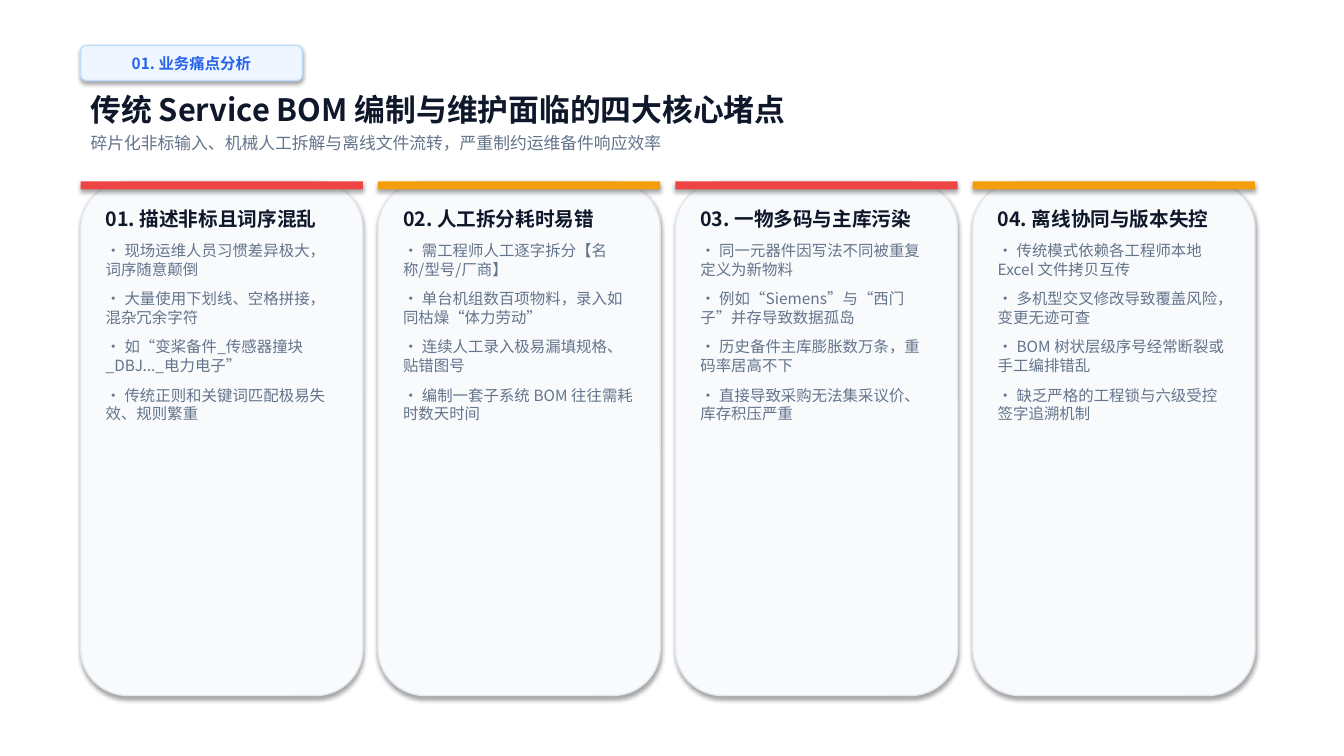
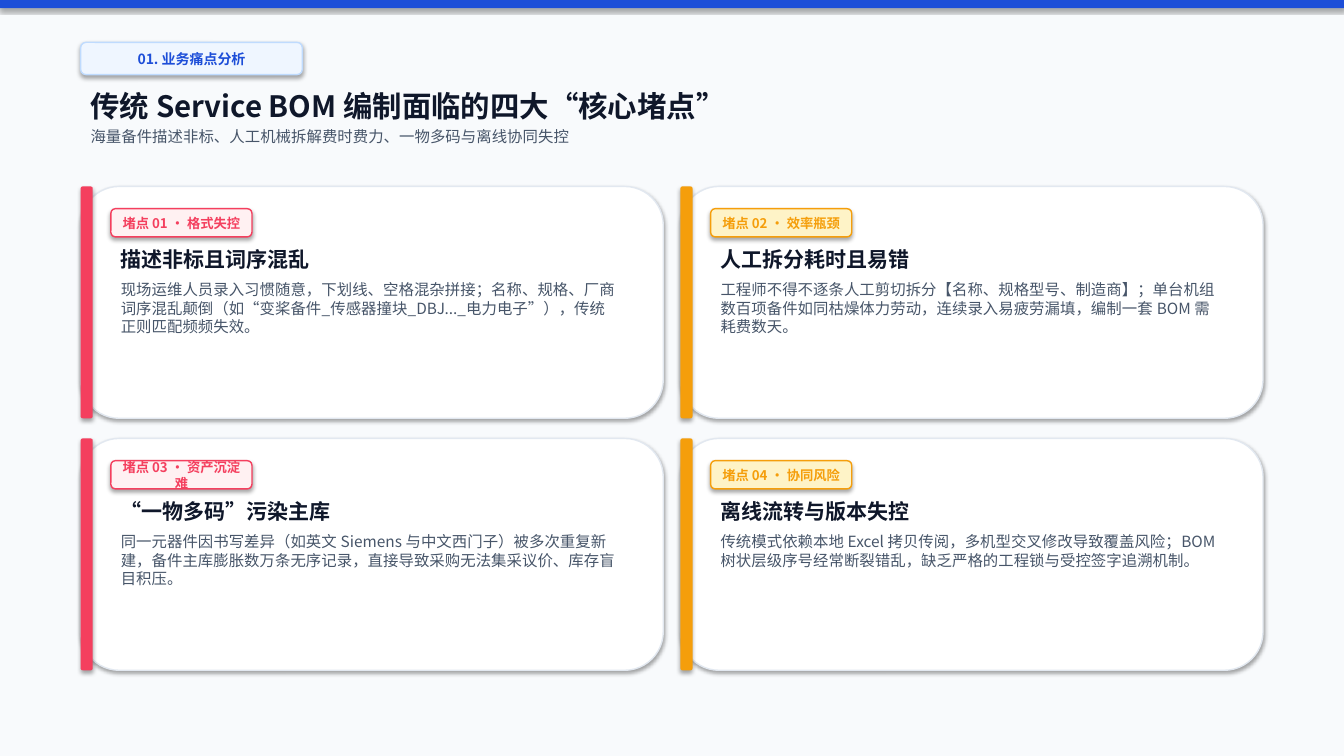
Before and after one commit to chdliulong-svg/SBOM, a slide deck: slide 2 of Service_BOM_AI应用案例分享.pptx. Drawn at 1344x756 pixels with LibreOffice and Linux fonts; fonts in the diff are those of the drawing. Boxes give left, top, right and bottom in pixels: in the first picture for what was removed or moved away, otherwise in the second. Text is boxed around its words. In the diff, an @@ line names an element or a change of style, - is before the commit and + after.

```diff
--- a/Service_BOM_AI应用案例分享.pptx
+++ b/Service_BOM_AI应用案例分享.pptx
@@ rectangle added at bbox=[0, 0, 1344, 756], fill #F8FAFC @@
@@ rectangle added at bbox=[0, 0, 1344, 8], fill #1D4ED8 @@
@@ rounded rectangle "01. 业务痛点分析": place and size @@
-rounded rectangle "01. 业务痛点分析" at bbox=[81, 45, 302, 81]
+rounded rectangle "01. 业务痛点分析" at bbox=[81, 42, 302, 75]
@@ rounded rectangle "01. 业务痛点分析" at bbox=[81, 42, 302, 75]: size 11 to 10 pt, text colour #2563EB to #1D4ED8 @@
@@ text at bbox=[91, 92, 725, 144]: text changed; size 12 to 11 pt; text colour #64748B to #475569 @@
-传统 Service BOM 编制与维护面临的四大核心堵点
-碎片化非标输入、机械人工拆解与离线文件流转，严重制约运维备件响应效率
+传统 Service BOM 编制面临的四大“核心堵点”
+海量备件描述非标、人工机械拆解费时费力、一物多码与离线协同失控
@@ rounded rectangle: place and size @@
-rounded rectangle at bbox=[378, 181, 660, 696]
+rounded rectangle at bbox=[81, 187, 93, 418]
@@ rounded rectangle at bbox=[81, 187, 93, 418]: fill #F8FAFC to #F43F5E; outline #E2E8F0 1 pt to none @@
@@ rounded rectangle removed at bbox=[81, 181, 363, 696] @@
@@ rectangle removed at bbox=[81, 181, 363, 190] @@
@@ rounded rectangle added at bbox=[81, 187, 663, 418], fill #FFFFFF, outline #E2E8F0 1 pt @@
@@ rounded rectangle added at bbox=[111, 209, 252, 237], fill #FFF1F2, outline #F43F5E 1 pt, 9.5 pt, text #F43F5E, bold @@
+堵点 01 · 格式失控
@@ rectangle removed at bbox=[378, 181, 660, 190] @@
@@ rectangle removed at bbox=[676, 181, 958, 190] @@
@@ rounded rectangle: place and size @@
-rounded rectangle at bbox=[676, 181, 958, 696]
+rounded rectangle at bbox=[681, 187, 1263, 418]
@@ rounded rectangle at bbox=[681, 187, 1263, 418]: fill #F8FAFC to #FFFFFF @@
@@ rounded rectangle added at bbox=[681, 187, 693, 418], fill #F59E0B @@
@@ rounded rectangle added at bbox=[711, 209, 852, 237], fill #FEF3C7, outline #F59E0B 1 pt, 9.5 pt, text #F59E0B, bold @@
+堵点 02 · 效率瓶颈
@@ rounded rectangle removed at bbox=[973, 181, 1255, 696] @@
@@ rectangle removed at bbox=[973, 181, 1255, 190] @@
@@ text at bbox=[121, 249, 615, 333]: text changed; text colour #64748B to #475569 @@
-01. 描述非标且词序混乱
-• 现场运维人员习惯差异极大，词序随意颠倒
-• 大量使用下划线、空格拼接，混杂冗余字符
-• 如“变桨备件_传感器撞块_DBJ..._电力电子”
-• 传统正则和关键词匹配极易失效、规则繁重
+描述非标且词序混乱
+现场运维人员录入习惯随意，下划线、空格混杂拼接；名称、规格、厂商词序混乱颠倒（如“变桨备件_传感器撞块_DBJ..._电力电子”），传统正则匹配频频失效。
@@ text at bbox=[721, 249, 1215, 333]: text changed; text colour #64748B to #475569 @@
-02. 人工拆分耗时易错
-• 需工程师人工逐字拆分【名称/型号/厂商】
-• 单台机组数百项物料，录入如同枯燥“体力劳动”
-• 连续人工录入极易漏填规格、贴错图号
-• 编制一套子系统 BOM 往往需耗时数天时间
+人工拆分耗时且易错
+工程师不得不逐条人工剪切拆分【名称、规格型号、制造商】；单台机组数百项备件如同枯燥体力劳动，连续录入易疲劳漏填，编制一套 BOM 需耗费数天。
@@ rounded rectangle added at bbox=[81, 439, 663, 670], fill #FFFFFF, outline #E2E8F0 1 pt @@
@@ rounded rectangle added at bbox=[81, 439, 93, 670], fill #F43F5E @@
@@ rounded rectangle added at bbox=[681, 439, 1263, 670], fill #FFFFFF, outline #E2E8F0 1 pt @@
@@ rounded rectangle added at bbox=[681, 439, 693, 670], fill #F59E0B @@
@@ rounded rectangle added at bbox=[111, 461, 252, 489], fill #FFF1F2, outline #F43F5E 1 pt, 9.5 pt, text #F43F5E, bold @@
+堵点 03 · 资产沉淀难
@@ rounded rectangle added at bbox=[711, 461, 852, 489], fill #FEF3C7, outline #F59E0B 1 pt, 9.5 pt, text #F59E0B, bold @@
+堵点 04 · 协同风险
@@ text at bbox=[121, 501, 615, 585]: text changed; text colour #64748B to #475569 @@
-03. 一物多码与主库污染
-• 同一元器件因写法不同被重复定义为新物料
-• 例如“Siemens”与“西门子”并存导致数据孤岛
-• 历史备件主库膨胀数万条，重码率居高不下
-• 直接导致采购无法集采议价、库存积压严重
+“一物多码”污染主库
+同一元器件因书写差异（如英文 Siemens 与中文西门子）被多次重复新建，备件主库膨胀数万条无序记录，直接导致采购无法集采议价、库存盲目积压。
@@ text at bbox=[721, 501, 1216, 568]: text changed; text colour #64748B to #475569 @@
-04. 离线协同与版本失控
-• 传统模式依赖各工程师本地 Excel 文件拷贝互传
-• 多机型交叉修改导致覆盖风险，变更无迹可查
-• BOM 树状层级序号经常断裂或手工编排错乱
-• 缺乏严格的工程锁与六级受控签字追溯机制
+离线流转与版本失控
+传统模式依赖本地 Excel 拷贝传阅，多机型交叉修改导致覆盖风险；BOM 树状层级序号经常断裂错乱，缺乏严格的工程锁与受控签字追溯机制。
```
Also in this commit, not shown: 9 other slides changed, 1 slide added, 1 slide removed, 2 other files.
